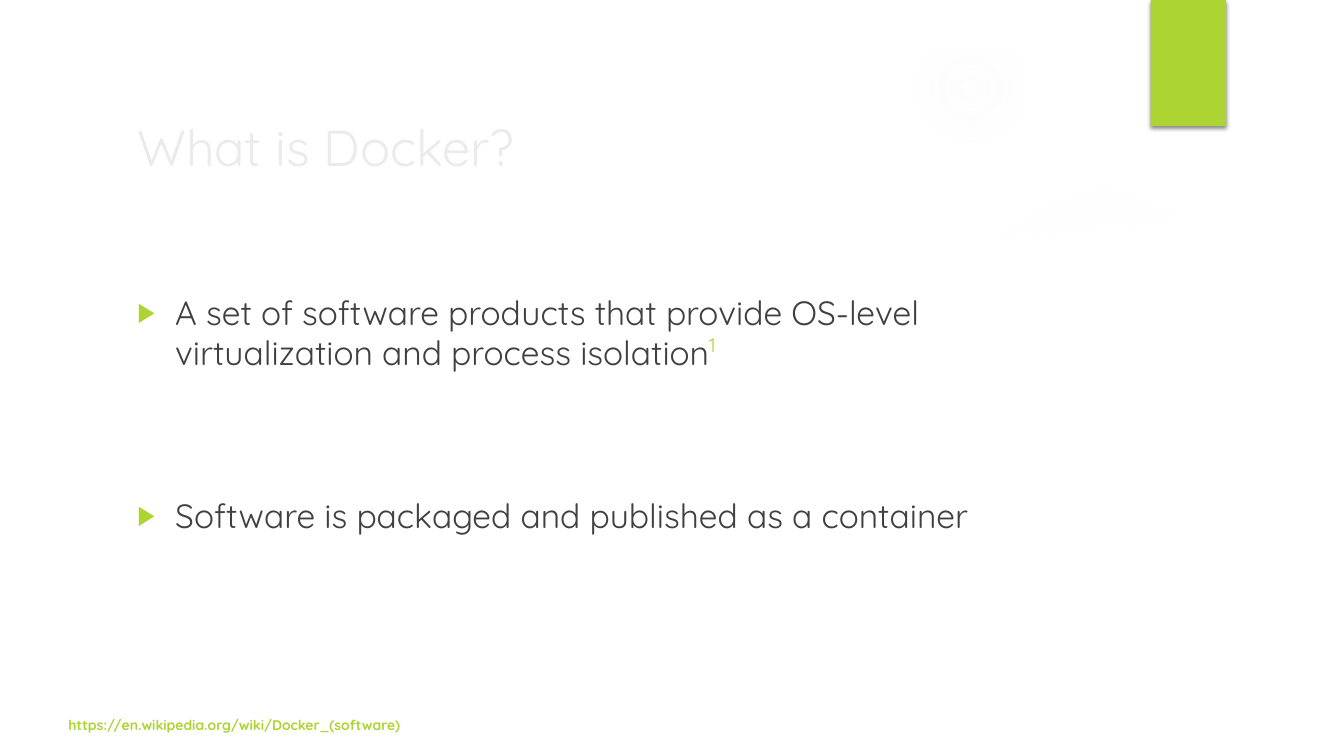
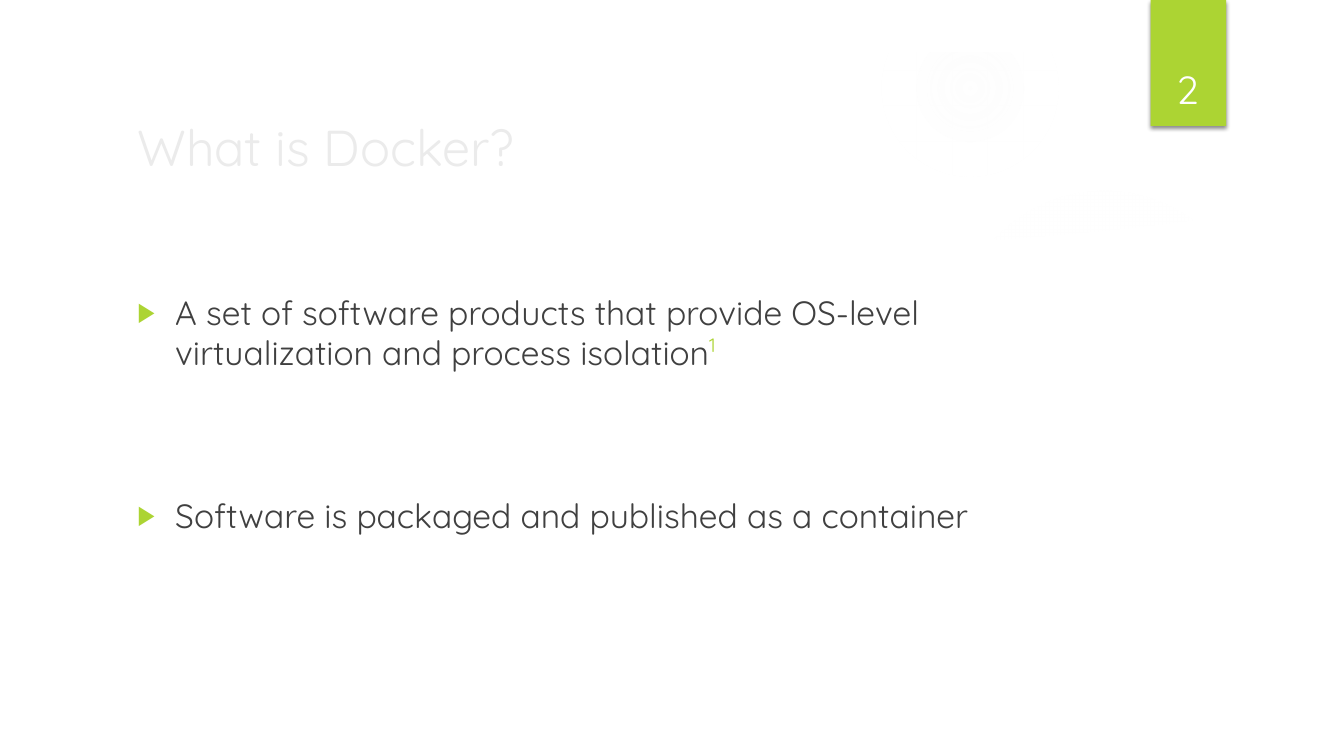
Before and after one commit to ilanham/Presentations, a slide deck: slide 2 of Developing for SQL Server with Docker.pptx. Drawn at 1344x756 pixels with LibreOffice and Linux fonts; fonts in the diff are those of the drawing; background and template pictures are left out. Boxes give left, top, right and bottom in pixels: in the first picture for what was removed or moved away, otherwise in the second. Text is boxed around its words. In the diff, an @@ line names an element or a change of style, - is before the commit and + after.

```diff
--- a/Developing for SQL Server with Docker.pptx
+++ b/Developing for SQL Server with Docker.pptx
@@ page number added at <box>1176,76,1198,104</box>, 28 pt, text #FFFFFF @@
+2
@@ text removed at <box>68,719,400,733</box> @@
-https://en.wikipedia.org/wiki/Docker_(software)
```
Also in this commit, not shown: 19 other slides changed.
